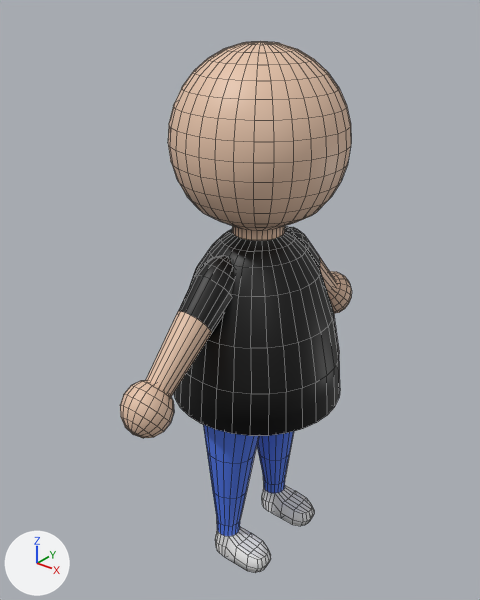
One commit to the FBX model Assets/Resources/Assets/3D/Player.fbx: the scene before it, then after it.
Rendered twice from a 50 mm camera at (0.663, -0.88, 1.085) aimed at (-0.037, -0.006, 0.543). The axes (+X, +Y, +Z) are drawn at lower left. The lights are the same throughout. Mesh edges are drawn as thin lines. Where no turn or scale is listed for an object, it has been applied to the vertices.

Names of what the first picture shows: 'Player.001'.
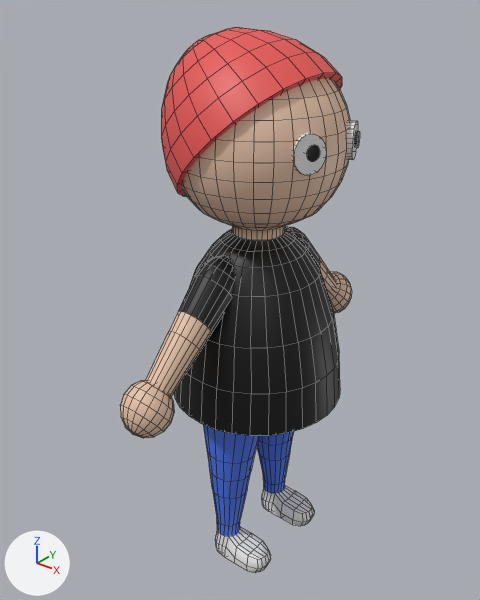
Where the newer file only moved an object's origin or applied its transform, the numbers keep the older frame.

The change, as a list of edits to the scene's bpy script:
```text
Add mat_bandana:
    mat_bandana = principled_material('Bandana')
    mat_bandana.base_color = (0.801, 0.0944, 0.0888)  # red #e75754
Change me_sphere_004:
    used by ob_player_001; location = (0.0, 0.0, 0.0)
    remove me_sphere_004.from_pydata(...)  # 1716 vertices, 1796 faces; spans x -0.163..0.162, y -0.324..0.325, z 0.003..0.996
    add me_sphere_004.from_pydata(...)  # 2126 vertices, 2172 faces; spans x -0.167..0.162, y -0.324..0.325, z 0.003..1.014
    me_sphere_004 part 1: a new loose piece of 146 vertices spanning x -0.167..0.116, y -0.162..0.162, z 0.734..1.014, in mat_bandana (red #e75754)
    me_sphere_004 part 2: a new loose piece of 48 vertices spanning x 0.069..0.151, y 0.014..0.087, z 0.822..0.883, in mat_white (white #e7e7e7)
    me_sphere_004 part 3: a new loose piece of 48 vertices spanning x 0.067..0.152, y -0.085..-0.006, z 0.822..0.883, in mat_white (white #e7e7e7)
    me_sphere_004 part 4: a new loose piece of 48 vertices spanning x 0.117..0.152, y 0.046..0.073, z 0.842..0.87, in mat_black (black #000000)
    me_sphere_004 part 5: a new loose piece of 48 vertices spanning x 0.113..0.148, y -0.068..-0.042, z 0.842..0.87, in mat_black (black #000000)
    me_sphere_004 part 6
    36 faces are deleted
    36 vertices are added at x -0.05..0.034, y -0.114..0.114, z 0.203..0.208
    72 new faces join them, mat_blue (blue #4d75e7)
    me_sphere_004 part 7
    18 faces are deleted
    18 vertices are added at x -0.037..0.02, y 0.186..0.223, z 0.507..0.556
    36 new faces join them, mat_pink (beige #e7c4aa)
    me_sphere_004 part 8
    18 faces are deleted
    18 vertices are added at x -0.038..0.022, y -0.209..-0.17, z 0.519..0.57
    36 new faces join them, mat_pink (beige #e7c4aa)
    add me_sphere_004.materials.append(mat_bandana)  # red #e75754
```

What differs and where, as boxes [x1, y1, x2, y2] in the pictures (480 x 600 px):
'Player.001', reshaped
    before: [120, 41, 352, 573]
    after: [120, 27, 360, 573]
part 1 of me_sphere_004, added (red)
    after: [161, 27, 342, 196]
part 2 of me_sphere_004, added
    after: [347, 120, 358, 160]
part 3 of me_sphere_004, added
    after: [293, 133, 326, 176]
part 4 of me_sphere_004, added
    after: [354, 131, 360, 148]
part 5 of me_sphere_004, added
    after: [307, 145, 320, 162]
part 6 of me_sphere_004, built on
    both: [207, 431, 294, 499]
part 7 of me_sphere_004, built on
    both: [319, 256, 336, 296]
part 8 of me_sphere_004, built on
    both: [146, 311, 212, 396]
